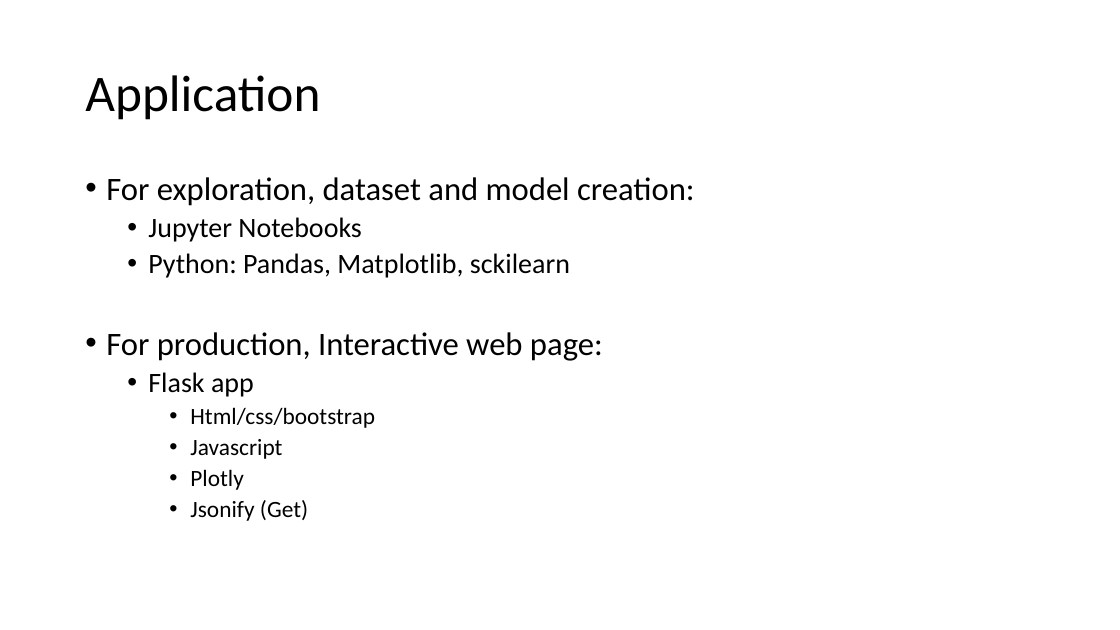
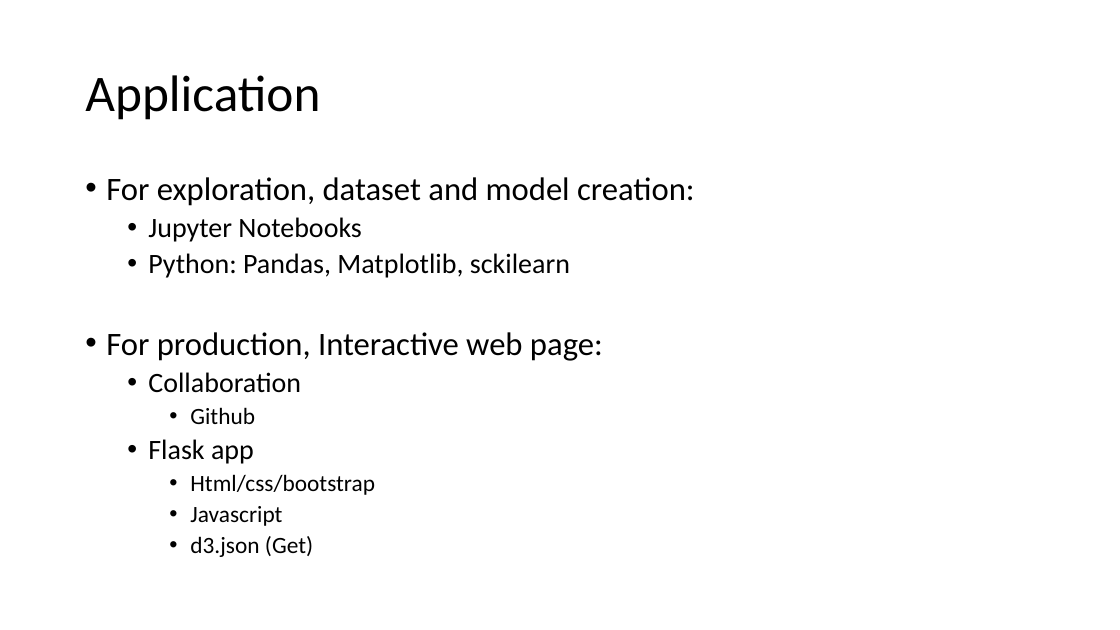
Before and after one commit to gvo34/energy-solar, a slide deck: slide 6 of energy-solar.pptx. Drawn at 1120x630 pixels with LibreOffice and Linux fonts; fonts in the diff are those of the drawing. Boxes give left, top, right and bottom in pixels: in the first picture for what was removed or moved away, otherwise in the second. Text is boxed around its words. In the diff, an @@ line names an element or a change of style, - is before the commit and + after.

```diff
--- a/energy-solar.pptx
+++ b/energy-solar.pptx
@@ text at (x1=148, y1=372, x2=301, y2=424): paragraphs added @@
+  • Collaboration
+    • Github
@@ text at (x1=190, y1=536, x2=313, y2=557): text changed @@
-    • Plotly
-    • Jsonify (Get)
+    • d3.json (Get)
```
Also in this commit, not shown: 30 other files.
